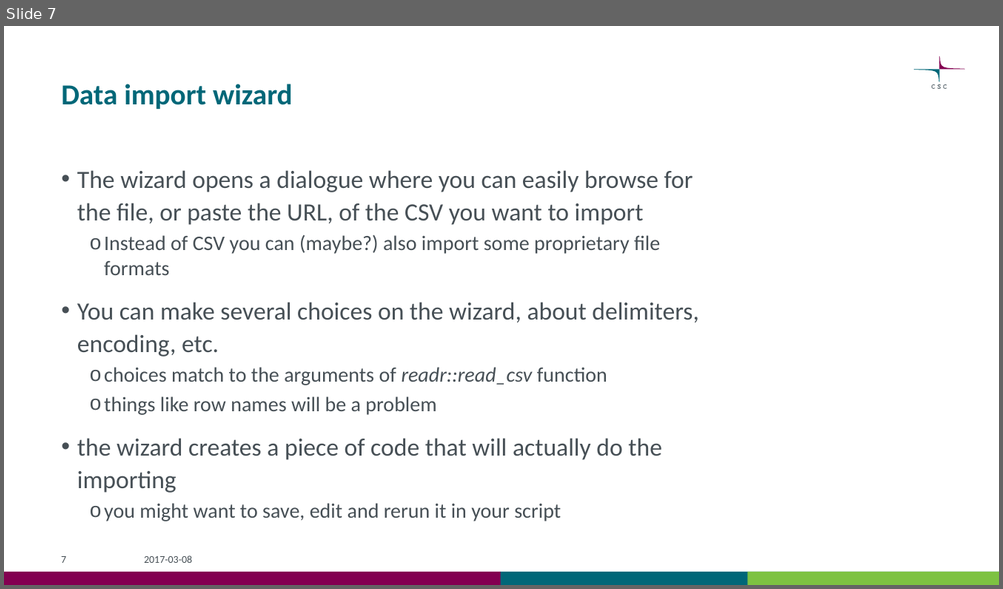
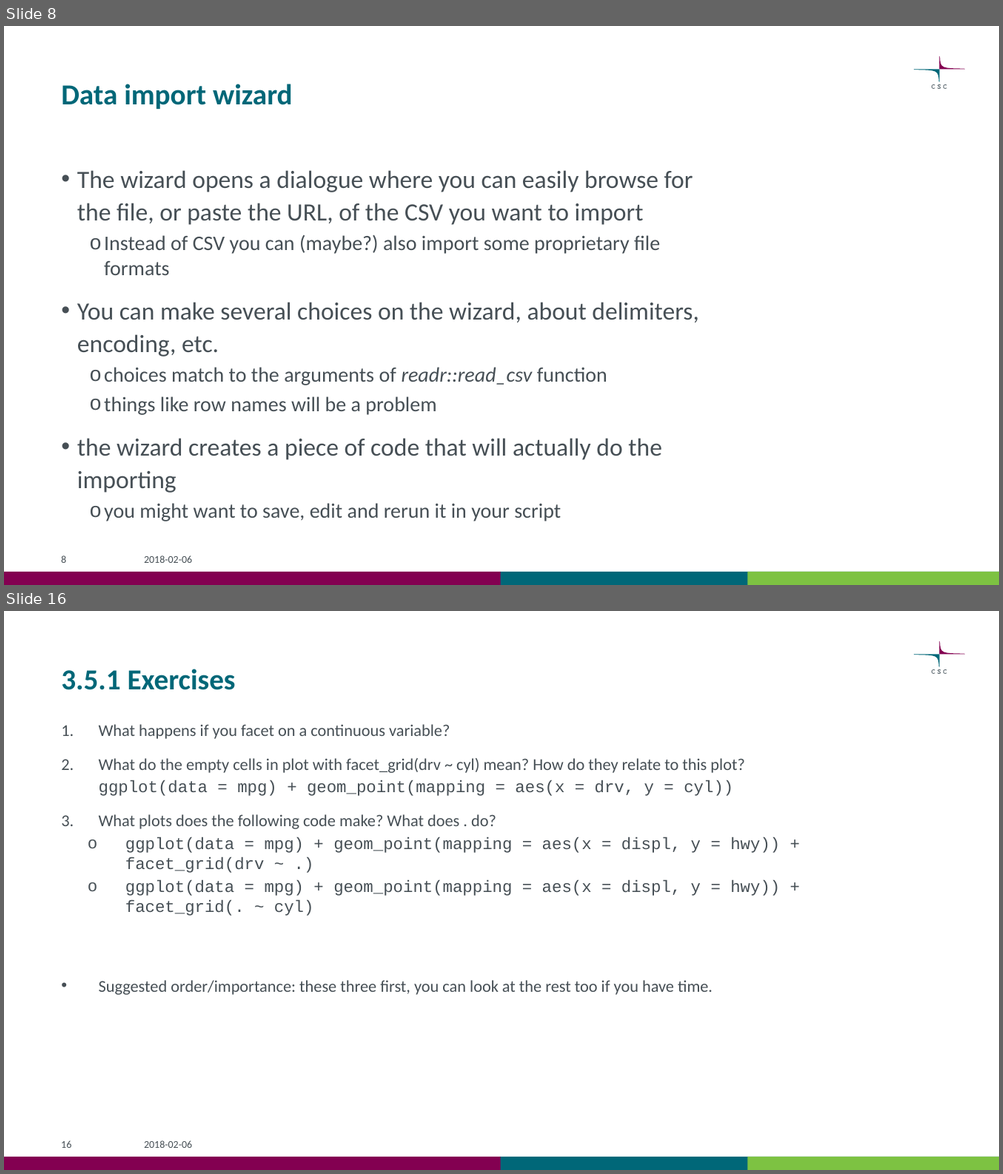
Before and after one commit to csc-training/wrangling-with-R, a slide deck: wrangling_with_r.pptx. Shown one above the other, each under a label of ours: slide 7 before the commit, slides 8 and 16 after it; the slides between them are not shown. The pictures are 1003x589 and 1003x1174 pixels, drawn with LibreOffice and Linux fonts; fonts in the diff are those of the drawing. Boxes give left, top, right and bottom in pixels: in the first picture for what was removed or moved away, otherwise in the second. Text is boxed around its words. In the diff, an @@ line names an element or a change of style, - is before the commit and + after.

```diff
--- a/wrangling_with_r.pptx
+++ b/wrangling_with_r.pptx
@@ slide 16 added at box(4, 611, 999, 1170), background #FFFFFF; not listed: 6 template elements that a slide beside it also shows @@
@@ title added at box(61, 669, 236, 690), 28 pt, text #006778, bold @@
+3.5.1 Exercises
@@ text added at box(99, 724, 780, 995), 16 pt, text #465055 @@
+1. What happens if you facet on a continuous variable?
+2. What do the empty cells in plot with facet_grid(drv ~ cyl) mean? How do they relate to this plot?
+   ggplot(data = mpg) + geom_point(mapping = aes(x = drv, y = cyl))
+3. What plots does the following code make? What does . do?
+  o ggplot(data = mpg) + geom_point(mapping = aes(x = displ, y = hwy)) + facet_grid(drv ~ .)
+  o ggplot(data = mpg) + geom_point(mapping = aes(x = displ, y = hwy)) + facet_grid(. ~ cyl)
+• Suggested order/importance: these three first, you can look at the rest too if you have time.
@@ page number added at box(61, 1141, 71, 1148), 10 pt, text #465055 @@
+16
@@ text added at box(144, 1141, 192, 1148), 10 pt, text #465055 @@
+2018-02-06
@@ what was slide 7 is now slide 8 @@
@@ slide 8 changed as well @@
@@ page number at box(61, 556, 66, 563): text changed @@
-7
+8
@@ text at box(144, 556, 192, 563): text changed @@
-2017-03-08
+2018-02-06
```
Also in this commit, not shown: 12 other slides changed, 20 other slides added, 1 slide removed, 6 other files.
